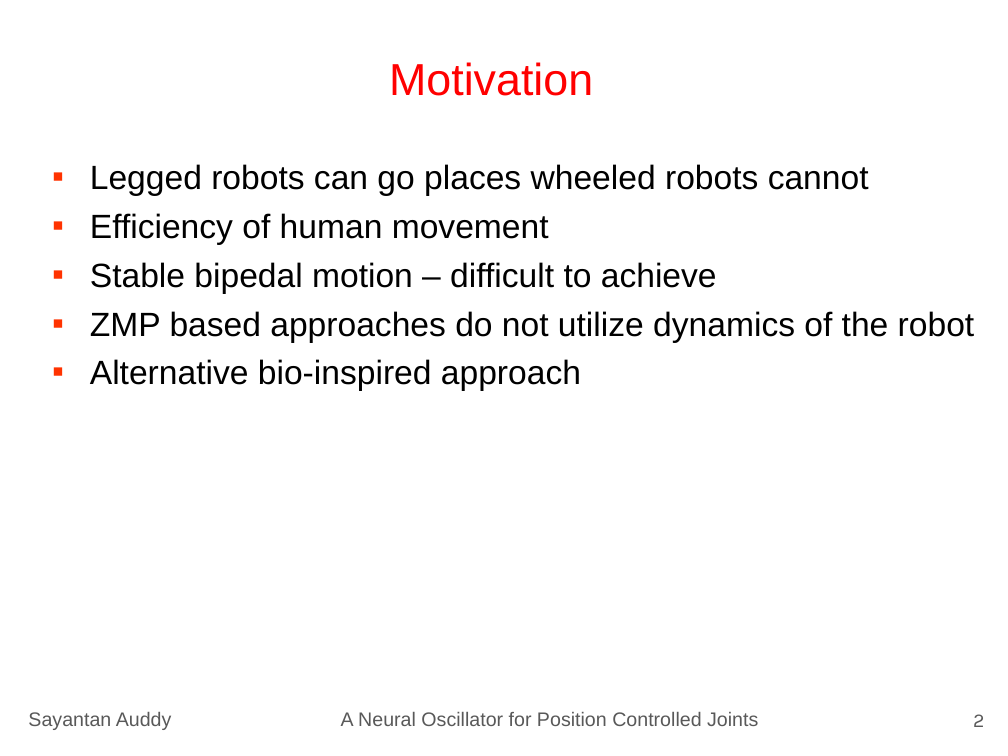
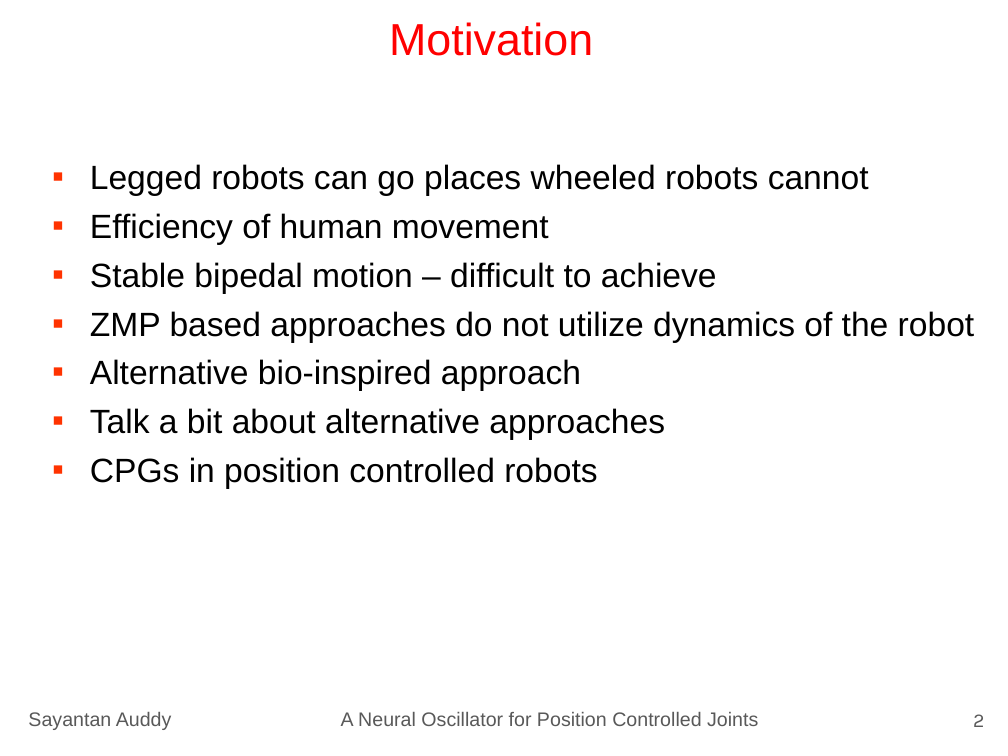
Before and after one commit to sayantanauddy/matsuoka_joint_control, a slide deck: slide 2 of presentation/Sayantan_Auddy_IS_Presentation.pptx. Drawn at 1008x756 pixels with LibreOffice and Linux fonts; fonts in the diff are those of the drawing. Boxes give left, top, right and bottom in pixels: in the first picture for what was removed or moved away, otherwise in the second. Text is boxed around its words. In the diff, an @@ line names an element or a change of style, - is before the commit and + after.

```diff
--- a/presentation/Sayantan_Auddy_IS_Presentation.pptx
+++ b/presentation/Sayantan_Auddy_IS_Presentation.pptx
@@ title "Motivation": place and size @@
-title "Motivation" at (389,62,593,96)
+title "Motivation" at (389,22,593,56)
@@ title "Motivation" at (389,22,593,56): vertical alignment bottom to top @@
@@ text at (90,408,665,489): paragraphs added @@
+▪ Talk a bit about alternative approaches
+▪ CPGs in position controlled robots
```
Also in this commit, not shown: 12 other slides changed, 3 slides removed.
